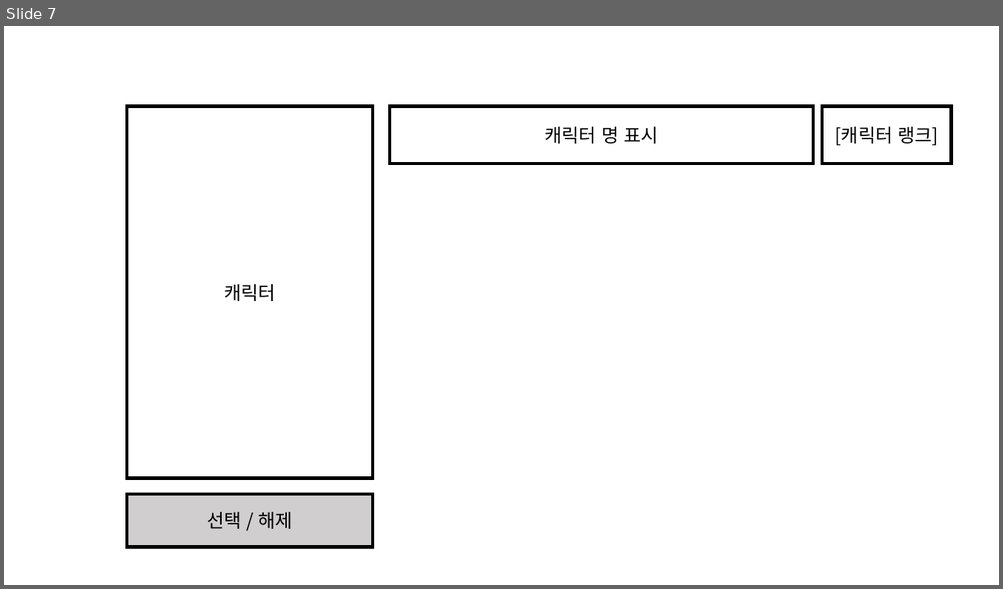
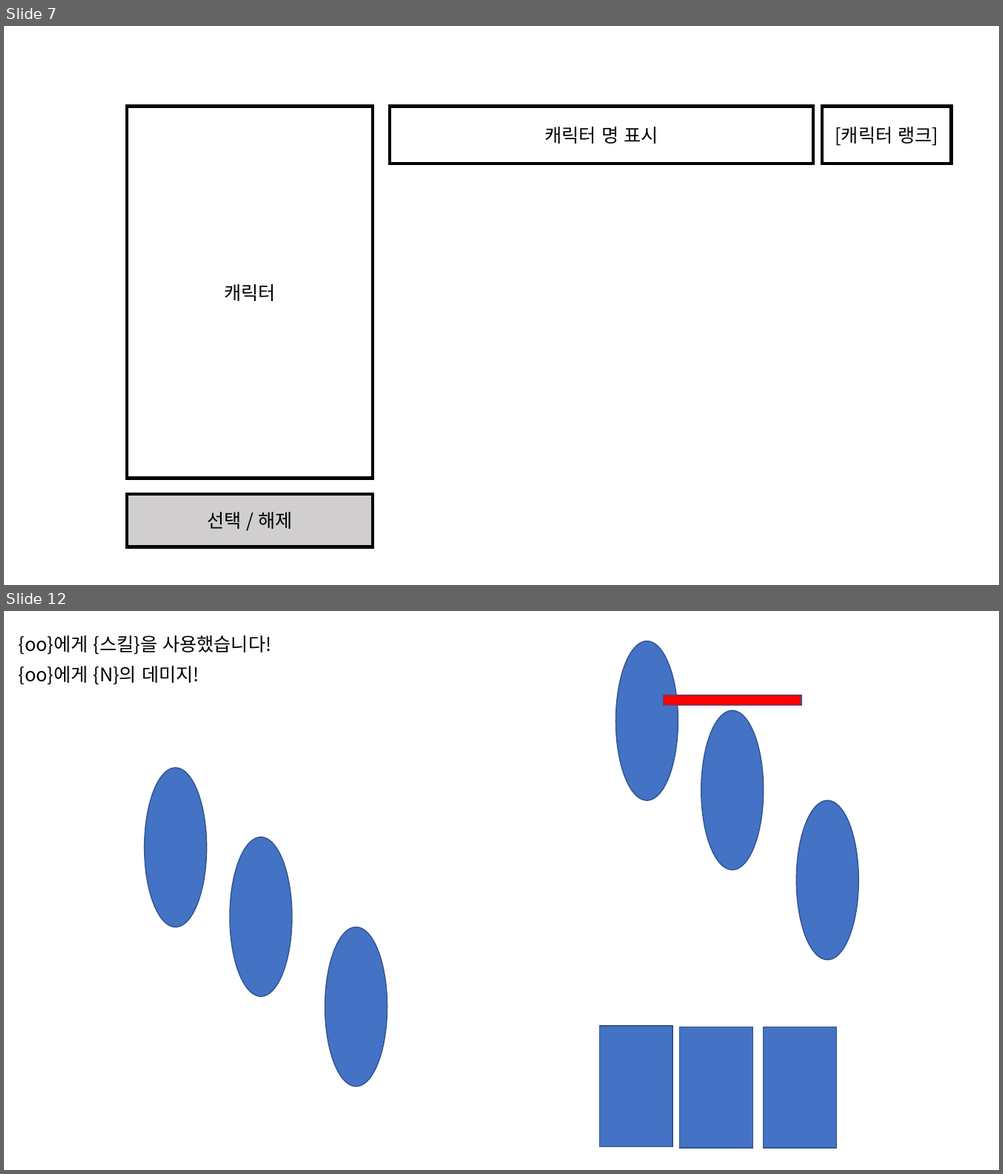
Before and after one commit to graduprojct/basefile, a slide deck: 문서/기획서 자료.pptx. Shown one above the other, each under a label of ours: slide 7 before the commit, slides 7 and 12 after it; the slides between them are not shown. The pictures are 1003x589 and 1003x1174 pixels, drawn with LibreOffice and Linux fonts; fonts in the diff are those of the drawing. Boxes give left, top, right and bottom in pixels: in the first picture for what was removed or moved away, otherwise in the second. Text is boxed around its words. In the diff, an @@ line names an element or a change of style, - is before the commit and + after.

Commit message:
카드 사용 연출 추가
시스템 기획서에 카드 사용 연출 시트 및 내용 추가

```diff
--- a/문서/기획서 자료.pptx
+++ b/문서/기획서 자료.pptx
@@ slide 12 added at (4,611,999,1170), background #FFFFFF @@
@@ text added at (19,635,271,655), 18 pt, text #000000 @@
+{oo}에게 {스킬}을 사용했습니다!
@@ ellipse added at (616,641,677,800), fill #4472C4, outline #325491 1 pt @@
@@ text added at (19,666,199,685), 18 pt, text #000000 @@
+{oo}에게 {N}의 데미지!
@@ rectangle added at (663,695,801,705), fill #FF0000, outline #325491 1 pt @@
@@ ellipse added at (701,710,762,870), fill #4472C4, outline #325491 1 pt @@
@@ ellipse added at (145,768,206,927), fill #4472C4, outline #325491 1 pt @@
@@ ellipse added at (797,800,858,960), fill #4472C4, outline #325491 1 pt @@
@@ ellipse added at (230,837,292,997), fill #4472C4, outline #325491 1 pt @@
@@ ellipse added at (325,927,387,1087), fill #4472C4, outline #325491 1 pt @@
@@ rectangle added at (600,1027,672,1147), fill #4472C4, outline #325491 1 pt @@
@@ rectangle added at (679,1028,752,1148), fill #4472C4, outline #325491 1 pt @@
@@ rectangle added at (763,1028,836,1148), fill #4472C4, outline #325491 1 pt @@
```
Also in this commit, not shown: 6 other slides added, 1 other file.
